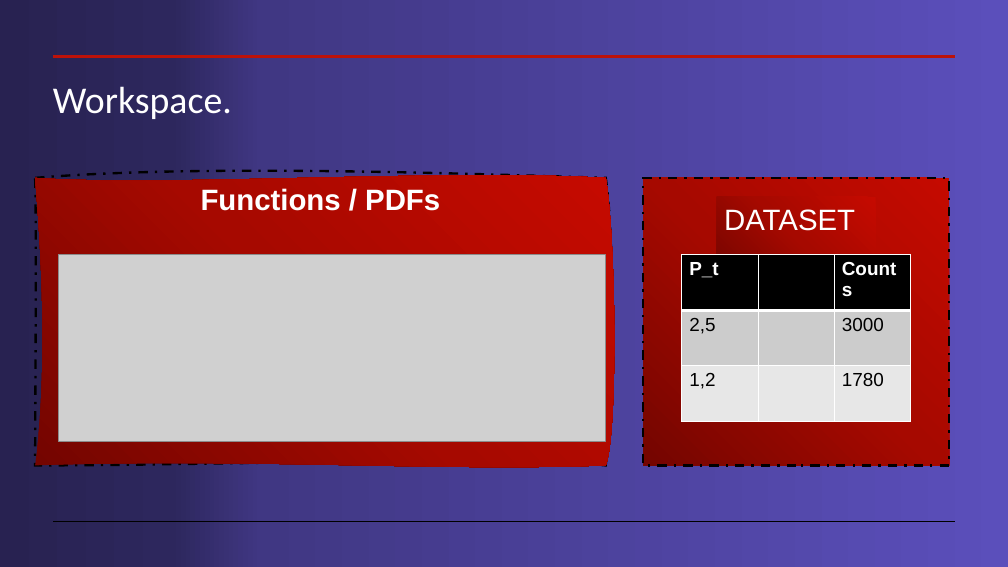
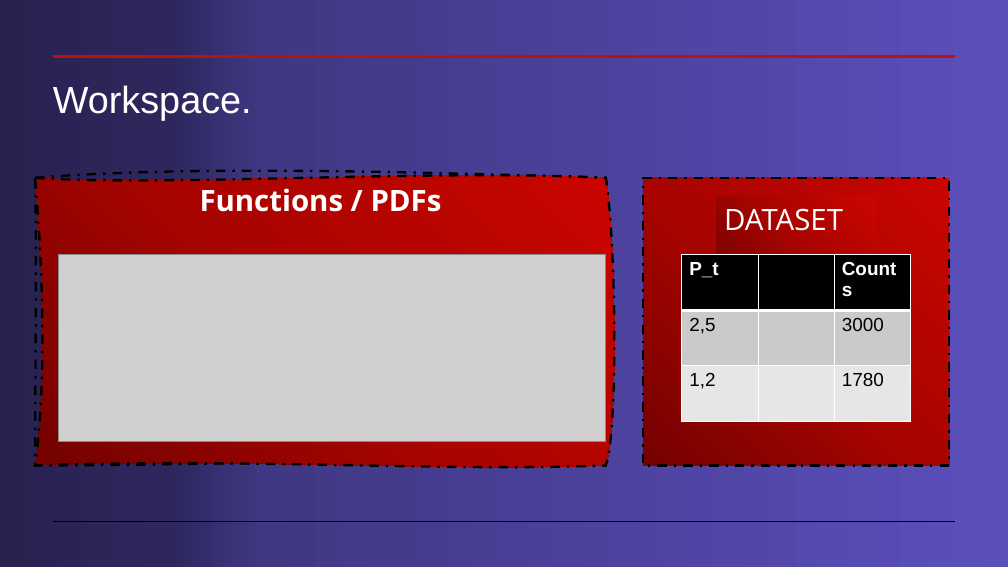
Before and after one commit to cdavidgutierrez/ProyectoFinal_CERN_ROOT, a slide deck: slide 2 of Workspaces en root.pptx. Drawn at 1008x567 pixels with LibreOffice and Linux fonts; fonts in the diff are those of the drawing; grey boxes stand for pictures. Boxes give left, top, right and bottom in pixels: in the first picture for what was removed or moved away, otherwise in the second. Text is boxed around its words. In the diff, an @@ line names an element or a change of style, - is before the commit and + after.

```diff
--- a/Workspaces en root.pptx
+++ b/Workspaces en root.pptx
@@ title "Workspace." at box(53, 85, 252, 120): font Calibri to Arial @@
@@ freeform shape "Functions / PDFs" at box(36, 178, 606, 465): font Arial to Open Sans; fill gradient #750600 to #A70800 to #C60A00 to gradient #740200 to #A90400 to #CA0500; outline redrawn @@
@@ rectangle at box(644, 178, 950, 465): fill gradient #750600 to #A70800 to #C60A00 to gradient #740200 to #A90400 to #CA0500 @@
@@ rectangle "DATASET" at box(717, 197, 876, 278): font Arial to Open Sans; fill gradient #750600 to #A70800 to #C60A00 to gradient #740200 to #A90400 to #CA0500 @@
```
Also in this commit, not shown: 13 other slides changed, 2 slides added.
